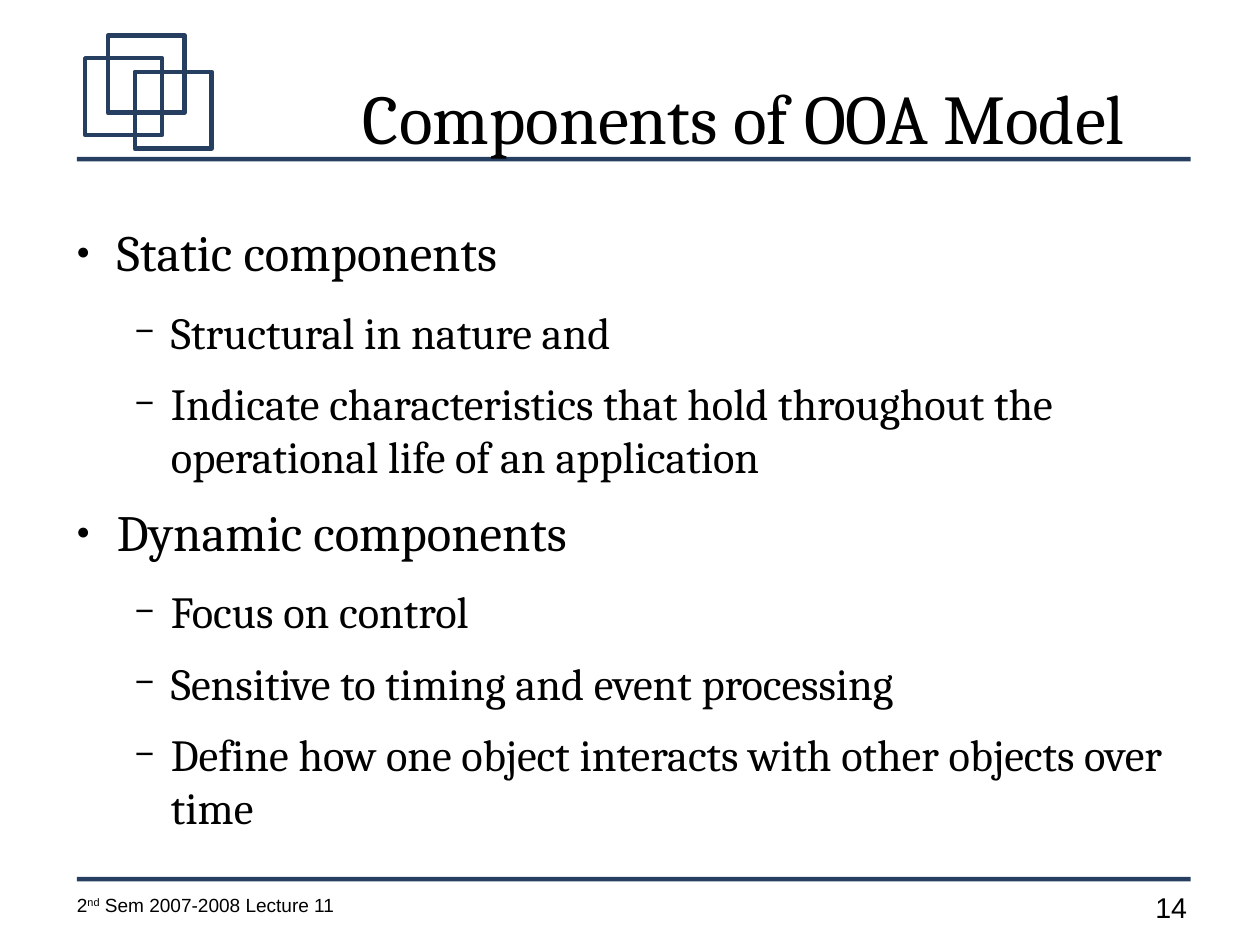
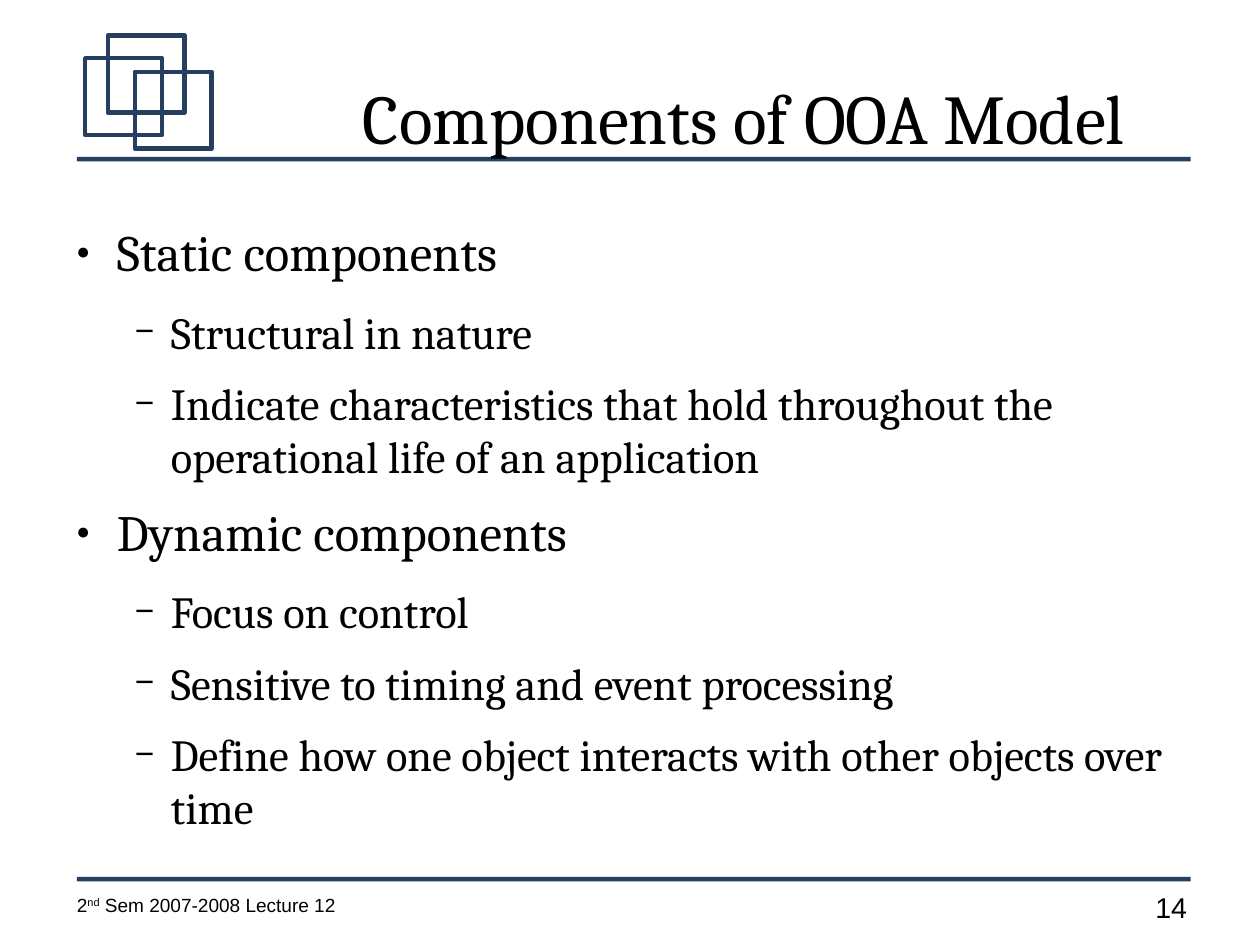
Before and after one commit to jachermocilla/jach-homepage, a slide deck: slide 14 of CMSC128-2nd-Sem-2007-L12.odp. Drawn at 1260x945 pixels with LibreOffice and Linux fonts; fonts in the diff are those of the drawing. Boxes give left, top, right and bottom in pixels: in the first picture for what was removed or moved away, otherwise in the second. Text is boxed around its words. In the diff, an @@ line names an element or a change of style, - is before the commit and + after.

```diff
--- a/CMSC128-2nd-Sem-2007-L12.odp
+++ b/CMSC128-2nd-Sem-2007-L12.odp
@@ text at (x1=171, y1=318, x2=532, y2=350): text changed @@
-  − Structural in nature and
+  − Structural in nature
@@ text at (x1=105, y1=898, x2=335, y2=913): text changed @@
-2nd Sem 2007-2008 Lecture 11
+2nd Sem 2007-2008 Lecture 12
```
Also in this commit, not shown: 19 other slides changed, 14 slides added, 1 slide removed, 1 other file.
